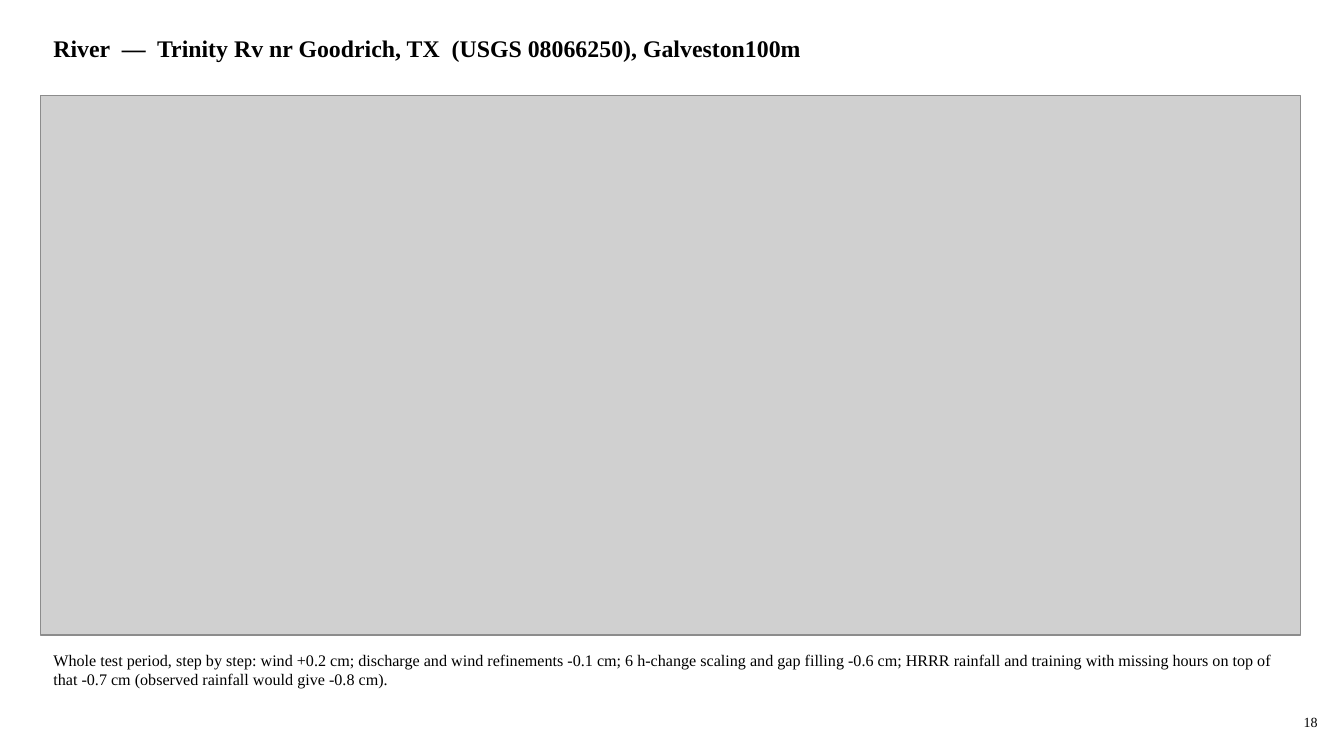
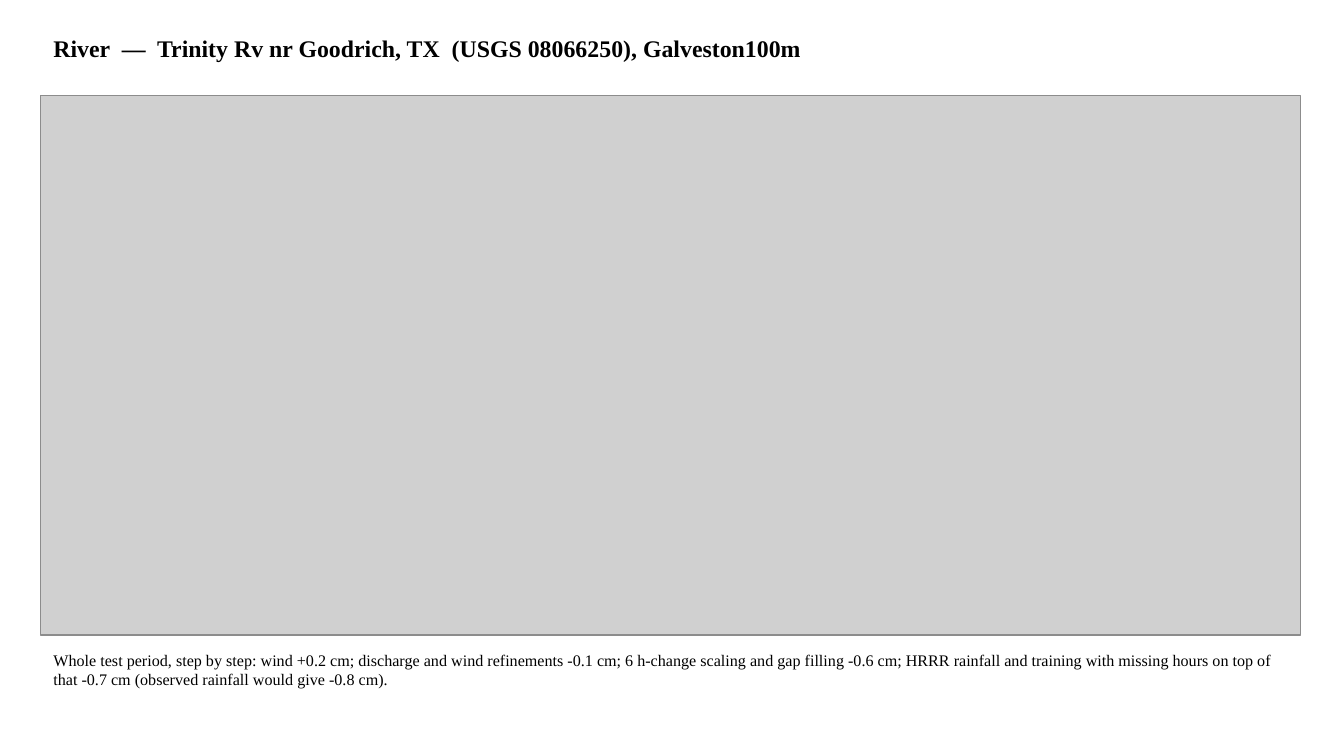
Before and after one commit to LaurenW1997/subdomainLSTM, a slide deck: slide 19 of deliverables/17_versions/version_comparison.pptx (slide 18 before the commit). Drawn at 1344x756 pixels with LibreOffice and Linux fonts; fonts in the diff are those of the drawing; grey boxes stand for pictures. Boxes give left, top, right and bottom in pixels: in the first picture for what was removed or moved away, otherwise in the second. Text is boxed around its words. In the diff, an @@ line names an element or a change of style, - is before the commit and + after.

```diff
--- a/deliverables/17_versions/version_comparison.pptx
+++ b/deliverables/17_versions/version_comparison.pptx
@@ text removed at box(1304, 717, 1318, 727) @@
-18
```
Also in this commit, not shown: 32 other slides changed, 1 slide added, 3 other files.
